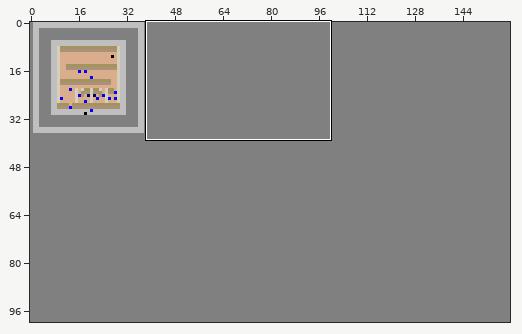
A sprite sheet gets an edit: levels/level0.png. The picture above shows the old version from afar; the outline marks the close-up.
Close-up. Before:
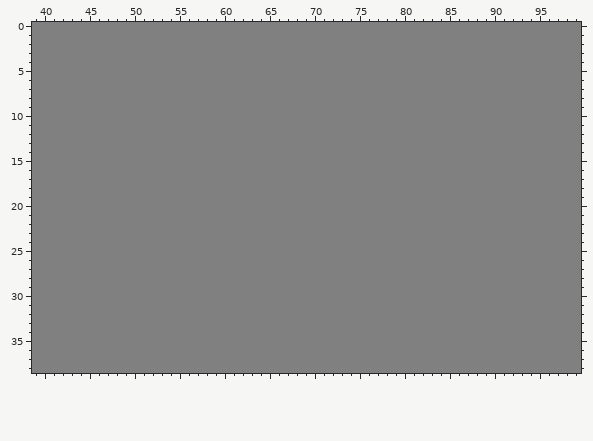
The file is 160x100 pixels. Colours within 5 levels of each other are drawn and written as one. Shown: x 39..99, y 0..38. The commit also changed other parts of the picture, which this record leaves out.
The same view after the edit:
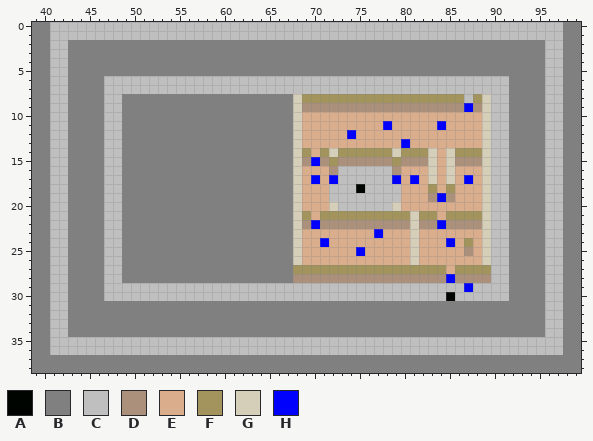
Palette (. is transparent): A #000400  B #808080  C #bfbfbf  D #ab907b  E #daae8d  F #a3945e  G #d5ceb8  H #0000fd
The edit:
Changed rows in their new state; - is an unchanged pixel.
first column x 41:
 0 CCCCCCCCCCCCCCCCCCCCCCCCCCCCCCCCCCCCCCCCCCCCCCCCCCCCCCCCC
 1 CCCCCCCCCCCCCCCCCCCCCCCCCCCCCCCCCCCCCCCCCCCCCCCCCCCCCCCCC
 2 CC-----------------------------------------------------CC
 3 CC-----------------------------------------------------CC
 4 CC-----------------------------------------------------CC
 5 CC-----------------------------------------------------CC
 6 CC----CCCCCCCCCCCCCCCCCCCCCCCCCCCCCCCCCCCCCCCCCCCCC----CC
 7 CC----CCCCCCCCCCCCCCCCCCCCCCCCCCCCCCCCCCCCCCCCCCCCC----CC
 8 CC----CC-------------------GFFFFFFFFFFFFFFFFFFCFGCC----CC
 9 CC----CC-------------------GDDDDDDDDDDDDDDDDDDHDGCC----CC
10 CC----CC-------------------GEEEEEEEEEEEEEEEEEEEEGCC----CC
11 CC----CC-------------------GEEEEEEEEEHEEEEEHEEEEGCC----CC
12 CC----CC-------------------GEEEEEHEEEEEEEEEEEEEEGCC----CC
13 CC----CC-------------------GEEEEEEEEEEEHEEEEEEEEGCC----CC
14 CC----CC-------------------GFEFGFFFFFFGFFFGEGFFFGCC----CC
15 CC----CC-------------------GDHDFDDDDDDFDDDGEGDDDGCC----CC
16 CC----CC-------------------GEEEDCCCCCCDEEEGEGEEEGCC----CC
17 CC----CC-------------------GEHEHCCCCCCHEHEGEGEHEGCC----CC
18 CC----CC-------------------GEEECCCACCCCEEEFEFEEEGCC----CC
19 CC----CC-------------------GEEECCCCCCCCEEEDHDEEEGCC----CC
20 CC----CC-------------------GEEEGCCCCCCGEEEEEEEEEGCC----CC
21 CC----CC-------------------GFEFFFFFFFFFFGFFEFFFFGCC----CC
22 CC----CC-------------------GDHDDDDDDDDDDGDDHDDDDGCC----CC
23 CC----CC-------------------GEEEEEEEEHEEEGEEEEEEEGCC----CC
24 CC----CC-------------------GEEHEEEEEEEEEGEEEHEFEGCC----CC
25 CC----CC-------------------GEEEEEEHEEEEEGEEEEEDEGCC----CC
26 CC----CC-------------------GEEEEEEEEEEEEGEEEEEEEGCC----CC
27 CC----CC-------------------FFFFFFFFFFFFFFFFFEFFFFCC----CC
28 CC----CC-------------------DDDDDDDDDDDDDDDDDHDDDDCC----CC
29 CC----CCCCCCCCCCCCCCCCCCCCCCCCCCCCCCCCCCCCCCCCHCCCC----CC
30 CC----CCCCCCCCCCCCCCCCCCCCCCCCCCCCCCCCCCCCCCACCCCCC----CC
31 CC-----------------------------------------------------CC
32 CC-----------------------------------------------------CC
33 CC-----------------------------------------------------CC
34 CC-----------------------------------------------------CC
35 CCCCCCCCCCCCCCCCCCCCCCCCCCCCCCCCCCCCCCCCCCCCCCCCCCCCCCCCC
36 CCCCCCCCCCCCCCCCCCCCCCCCCCCCCCCCCCCCCCCCCCCCCCCCCCCCCCCCC
